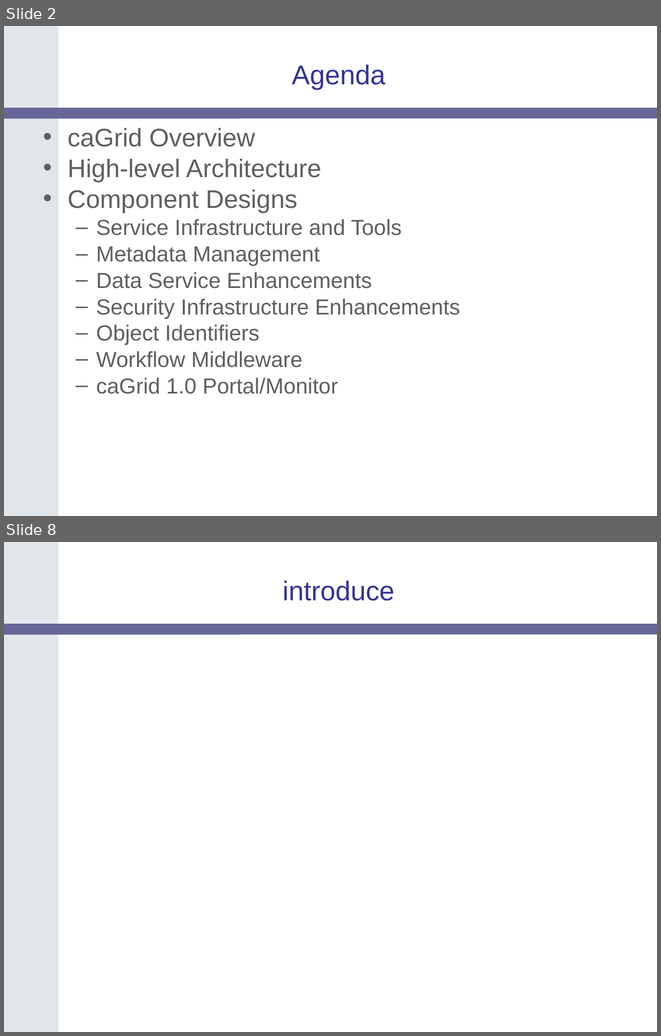
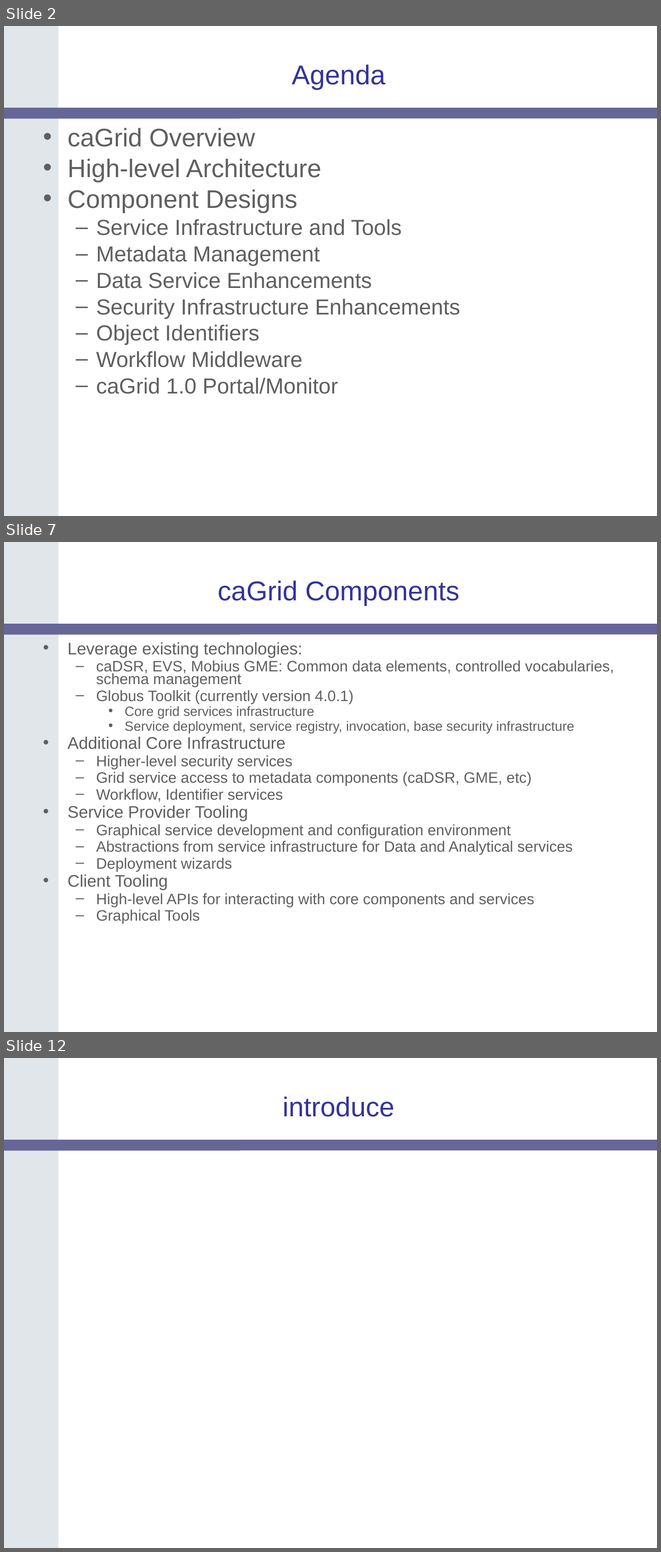
Before and after one commit to NCIP/cagrid-portal, a slide deck: cagrid-1-0/Documentation/presentations/200604_AnnualMeeting/caGrid-1.0-Architecture_caBIG-Annual-Meeting06.ppt. Shown one above the other, each under a label of ours: slides 2 and 8 before the commit, slides 2, 7 and 12 after it; the slides between them are not shown. The pictures are 661x1036 and 661x1552 pixels, drawn with LibreOffice and Linux fonts; fonts in the diff are those of the drawing; background and template pictures are left out. Boxes give left, top, right and bottom in pixels: in the first picture for what was removed or moved away, otherwise in the second. Text is boxed around its words. In the diff, an @@ line names an element or a change of style, - is before the commit and + after.

```diff
--- a/cagrid-1-0/Documentation/presentations/200604_AnnualMeeting/caGrid-1.0-Architecture_caBIG-Annual-Meeting06.ppt
+++ b/cagrid-1-0/Documentation/presentations/200604_AnnualMeeting/caGrid-1.0-Architecture_caBIG-Annual-Meeting06.ppt
@@ slide 7 added at box(4, 542, 657, 1032), background #FFFFFF; not listed: 2 template elements that a slide beside it also shows @@
@@ title added at box(218, 581, 459, 606), 30 pt, text #333399 @@
+caGrid Components
@@ text added at box(68, 642, 614, 924), 16.6 pt, text #5F5F5F @@
+• Leverage existing technologies:
+  – caDSR, EVS, Mobius GME: Common data elements, controlled vocabularies, schema management
+  – Globus Toolkit (currently version 4.0.1)
+    • Core grid services infrastructure
+    • Service deployment, service registry, invocation, base security infrastructure
+• Additional Core Infrastructure
+  – Higher-level security services
+  – Grid service access to metadata components (caDSR, GME, etc)
+  – Workflow, Identifier services
+• Service Provider Tooling
+  – Graphical service development and configuration environment
+  – Abstractions from service infrastructure for Data and Analytical services
+  – Deployment wizards
+• Client Tooling
+  – High-level APIs for interacting with core components and services
+  – Graphical Tools
@@ what was slide 8 is now slide 12 @@
```
Also in this commit, not shown: 4 slides changed, 8 other slides added, 1 slide removed.
